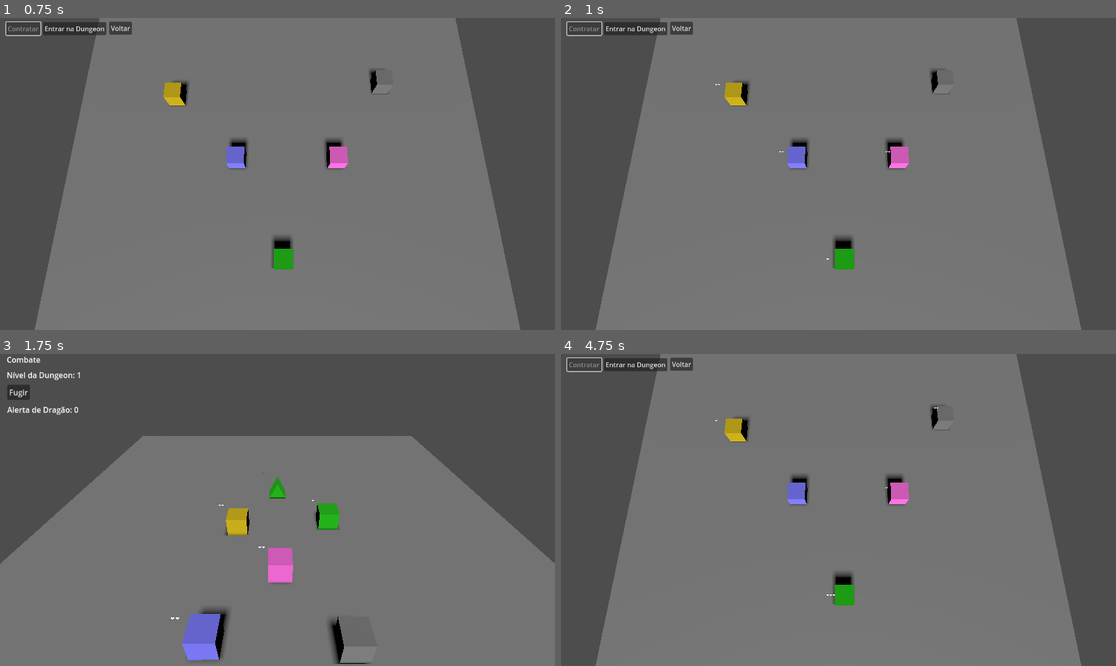
Above: before the commit, frames 1-4 (two rows, left to right).
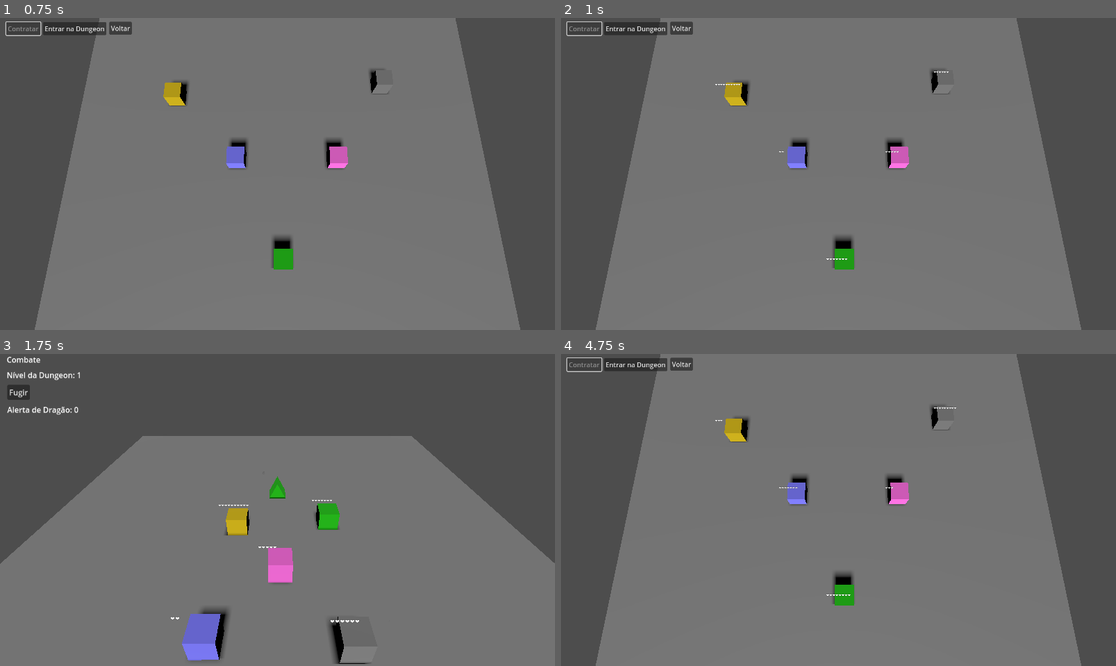
Above: after the commit, the same moments.

Repository: lazaromenezes/dungeon-explorer-godot
Game: Godot game, scene res://scenes/tavern/tavern.tscn
Two runs of this game, one before a commit and one after it. Both use one fixed random seed, a clock stepped at 60 frames per second and the inputs below.
Inputs:
- Up to frame 1 (0.75 s): click "Contratar" at 0.5 s
- Up to frame 2 (1 s): no input
- Up to frame 3 (1.75 s): click "Entrar na Dungeon" at 1.25 s
- Up to frame 4 (4.75 s): click "Fugir" at 2 s; click "Voltar" at 2.75 s; click "Novo Jogo" at 3.5 s; click "Contratar" at 4.25 s

Frame 1 is identical in both runs. In frame 2, less than 0.1% of the frame differs, in the area x 28-70%, y 17-78%; in frame 3, less than 0.1%, in the area x 40-65%, y 46-87%; in frame 4, less than 0.1%.

Commit message:
Initial UI for open chest

Diff:
--- a/scenes/dungeon/dungeon.gd
+++ b/scenes/dungeon/dungeon.gd
@@ -92,6 +92,7 @@
 
 	if _selected_hireling != null:
 		_selected_hireling.use(item)
+		await item.checked
 		_finish_hireling_action()
 	else:
 		_show_alert("Escolha o aventureiro primeiro")
--- /dev/null
+++ b/scenes/items/loot_item/chest/chest.gd
@@ -0,0 +1,15 @@
+extends LootItem
+class_name Chest
+
+const OpenChest = preload("res://scenes/ui/open_chest/open_chest.tscn")
+
+func _ready():
+	super._ready()
+	used.connect(_on_used)
+
+func _on_used(amount: int):
+	var open_chest = OpenChest.instantiate()
+	get_tree().root.add_child(open_chest)
+	open_chest.show_loot(amount)
+	await open_chest.checked
+	checked.emit()
--- a/scenes/items/loot_item/chest/chest.tscn
+++ b/scenes/items/loot_item/chest/chest.tscn
@@ -1,10 +1,12 @@
-[gd_scene load_steps=4 format=3 uid="uid://ca0n7nb4gya7x"]
+[gd_scene load_steps=5 format=3 uid="uid://ca0n7nb4gya7x"]
 
 [ext_resource type="PackedScene" uid="uid://bfcn1333vxv3p" path="res://scenes/items/loot_item/loot_item.tscn" id="1_0bhr3"]
 [ext_resource type="Resource" uid="uid://q4e8yecggj6r" path="res://scenes/items/loot_item/chest/chest.tres" id="2_ffrga"]
 [ext_resource type="Material" uid="uid://ciar62gxvpv8r" path="res://materials/basic/pink.tres" id="2_t3hjh"]
+[ext_resource type="Script" path="res://scenes/items/loot_item/chest/chest.gd" id="2_veemy"]
 
 [node name="Chest" instance=ExtResource("1_0bhr3")]
+script = ExtResource("2_veemy")
 properties = ExtResource("2_ffrga")
 
 [node name="MeshInstance3D" parent="StaticBody3D" index="1"]
--- a/scenes/items/loot_item/loot_item.gd
+++ b/scenes/items/loot_item/loot_item.gd
@@ -4,6 +4,8 @@
 @export var properties: LootItemProperties
 
 signal selected(item: LootItem)
+signal used(amount: int)
+signal checked()
 
 func _ready():
 	$StaticBody3D.input_event.connect(_handle_input)
@@ -25,6 +27,9 @@
 func use():
 	if properties.count > 0:
 		properties.count -= 1
+		used.emit(1)
 
 func use_all():
-	properties.count = 0
+	if properties.count > 0:
+		used.emit(properties.count)
+		properties.count = 0
--- a/scenes/tavern/tavern.gd
+++ b/scenes/tavern/tavern.gd
@@ -1,7 +1,7 @@
 extends Node3D
 class_name Tavern
 
-const MAX_HIRELINGS: int = 7
+const MAX_HIRELINGS: int = 30
 
 func _init():
 	Party.current.clear()
--- /dev/null
+++ b/scenes/ui/open_chest/open_chest.gd
@@ -0,0 +1,20 @@
+extends Control
+
+signal checked()
+
+func show_loot(item_count: int):
+	for i in item_count:
+		_show_loot()
+
+func _show_loot():
+	var label = Label.new()
+	label.text = str(_loot())
+	$PanelContainer/VBoxContainer/ItemContainer.add_child(label)
+
+func _loot():
+	return GameConstants.Item.keys().pick_random()
+
+func _on_button_pressed():
+	checked.emit()
+	hide()
+	queue_free()
--- /dev/null
+++ b/scenes/ui/open_chest/open_chest.tscn
@@ -0,0 +1,52 @@
+[gd_scene load_steps=3 format=3 uid="uid://mtq3vpa15sop"]
+
+[ext_resource type="StyleBox" uid="uid://slaaldeivygs" path="res://styles/dialog_box.tres" id="1_kwpj1"]
+[ext_resource type="Script" path="res://scenes/ui/open_chest/open_chest.gd" id="1_pfwyk"]
+
+[node name="OpenChest" type="Control"]
+layout_mode = 3
+anchors_preset = 15
+anchor_right = 1.0
+anchor_bottom = 1.0
+grow_horizontal = 2
+grow_vertical = 2
+mouse_filter = 2
+script = ExtResource("1_pfwyk")
+
+[node name="PanelContainer" type="PanelContainer" parent="."]
+layout_mode = 1
+anchors_preset = 8
+anchor_left = 0.5
+anchor_top = 0.5
+anchor_right = 0.5
+anchor_bottom = 0.5
+offset_left = -69.5
+offset_top = -30.0
+offset_right = 69.5
+offset_bottom = 30.0
+grow_horizontal = 2
+grow_vertical = 2
+theme_override_styles/panel = ExtResource("1_kwpj1")
+
+[node name="VBoxContainer" type="VBoxContainer" parent="PanelContainer"]
+layout_mode = 2
+size_flags_vertical = 4
+theme_override_constants/separation = 10
+
+[node name="Label" type="Label" parent="PanelContainer/VBoxContainer"]
+layout_mode = 2
+text = "Conteúdo do Baú"
+horizontal_alignment = 1
+vertical_alignment = 1
+
+[node name="ItemContainer" type="HBoxContainer" parent="PanelContainer/VBoxContainer"]
+layout_mode = 2
+size_flags_vertical = 4
+theme_override_constants/separation = 10
+alignment = 1
+
+[node name="Button" type="Button" parent="PanelContainer/VBoxContainer"]
+layout_mode = 2
+text = "OK"
+
+[connection signal="pressed" from="PanelContainer/VBoxContainer/Button" to="." method="_on_button_pressed"]
--- a/scripts/game_constants.gd
+++ b/scripts/game_constants.gd
@@ -5,4 +5,7 @@
 enum Class {BARD, CHAMPION, CLERIC, FIGHTER, ROGUE, WIZARD}
 enum Condition {READY, EXHAUSTED}
 
+enum Item {VORPAL_SWORD, TALISMAN, SCEPTER_OF_POWER, THIEVES_TOOLS, LUTE,
+RING_OF_INVISIBILITY, DRAGON_SCALE, POTION, DRAGON_BAIT, TOWN_PORTAL}
+
 const MAX_ROLLS_ALLOWED: int = 7
